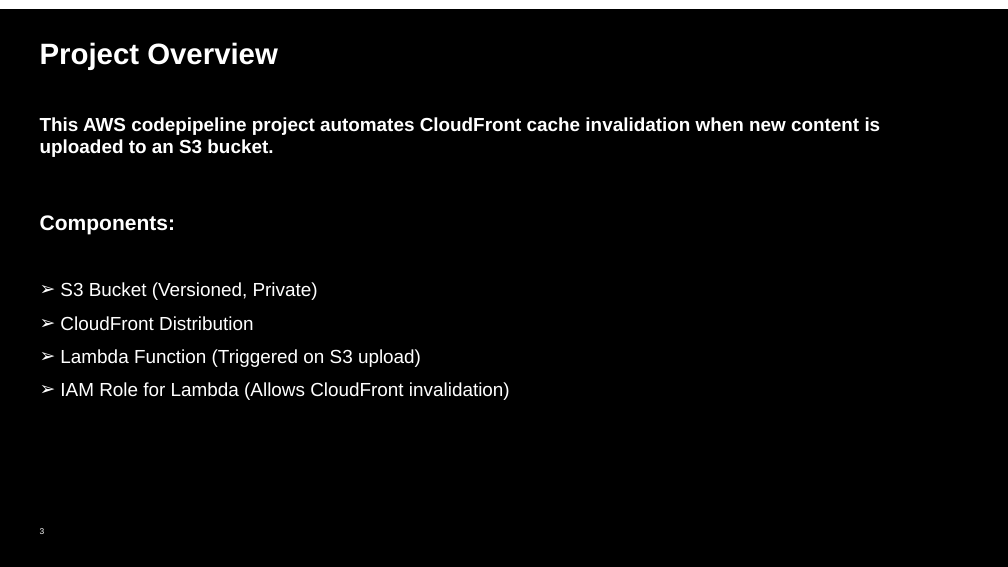
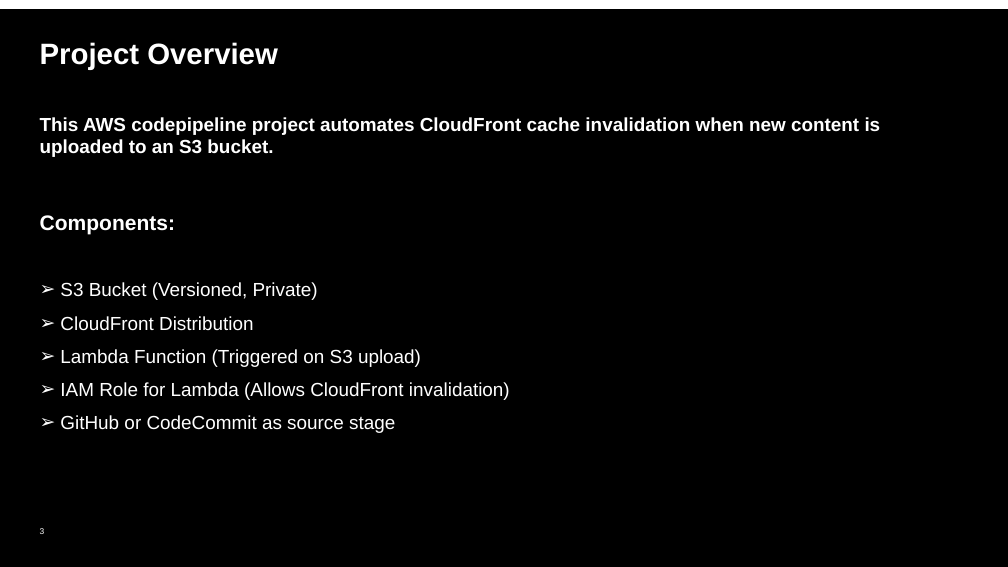
Before and after one commit to deepakrajatech/S3CFInvalidation, a slide deck: slide 3 of Cloudfront_Invalidation.pptx. Drawn at 1008x567 pixels with LibreOffice and Linux fonts; fonts in the diff are those of the drawing; background and template pictures are left out. Boxes give left, top, right and bottom in pixels: in the first picture for what was removed or moved away, otherwise in the second. Text is boxed around its words. In the diff, an @@ line names an element or a change of style, - is before the commit and + after.

```diff
--- a/Cloudfront_Invalidation.pptx
+++ b/Cloudfront_Invalidation.pptx
@@ text at <box>60,415,395,433</box>: paragraph added @@
+➢ GitHub or CodeCommit as source stage
```
Also in this commit, not shown: 3 other slides changed, 1 other file.
